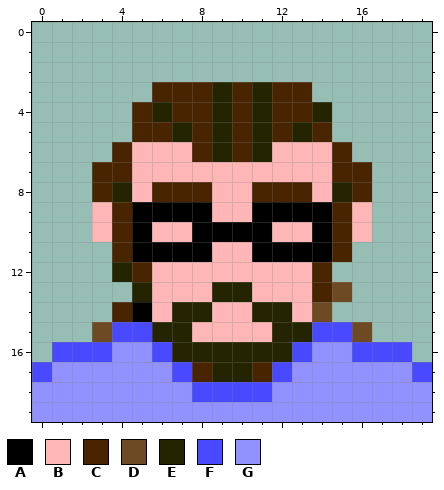
A pixel-art sprite gets an edit: assets/gwillen.png. The picture above is the old version.
The file is 20x20 pixels.
Palette (. is transparent): A #000000  B #ffb6b6  C #492400  D #6d4924  E #242400  F #4949ff  G #9292ff
Pixels before, first column x 0:
 3 ......CCCECECC......
 4 .....CECCECECCE.....
 5 .....CCECECECEC.....
 6 ....CBBBCECEBBBC....
 7 ...CCBBBBBBBBBBCC...
 8 ...CEBCCCBBCCCBEC...
 9 ...BCAAAABBAAAACB...
10 ...BCABBAAAABBACB...
11 ....CAAAABBAAAAC....
12 ....ECBBBBBBBBC.....
13 .....EBBBEEBBBCD....
14 ....CABEEBBEEBD.....
15 ...DFFEEBBBBEEFFD...
16 .FFFGGFEEEEEEFGGFFF.
17 FGGGGGGFCEECFGGGGGGF
18 GGGGGGGGFFFFGGGGGGGG
19 GGGGGGGGGGGGGGGGGGGG
After:
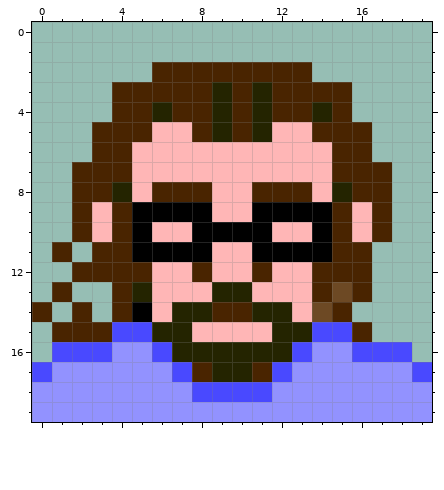
Diff:
The author changed colour C to colour B in row 5 at x 6 and 12; in row 6 at x 8 and 10.
The author changed colour E to colour B in row 5 at x 7 and 13; in row 6 at x 9 and 11.
Colour C now appears in row 2 at x 6 to 13; in row 3 at x 4 to 5 and 14 to 15; in row 4 at x 4 and 15; in row 5 at x 3 to 4 and 15 to 16; in row 6 at x 3 and 16; in rows 7 to 10 at x 2 and 17.
Colour C now appears in row 11 at x 1, 3 and 16; in row 12 at x 2 to 3 and 15 to 16; in row 13 at x 1, 4 and 16; in row 14 at x 0, 2 and 15; in row 15 at x 1 to 2.
The author changed colour B to colour C in row 12 at x 8 and 11; in row 14 at x 9 to 10.
The author changed colour D to colour C in row 15 at x 3 and 16.
The author changed colour E to colour C in row 12 at x 4.
Changed places in both pictures, as pixel boxes (x1, y1, x2, y2):
changed: (32, 62, 392, 342)
